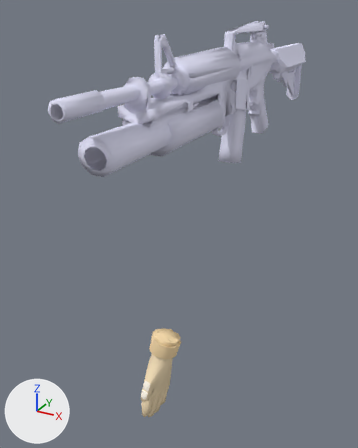
The Blender file models/BlenderFiles/9mmAR.blend as it was, and as the next commit left it.
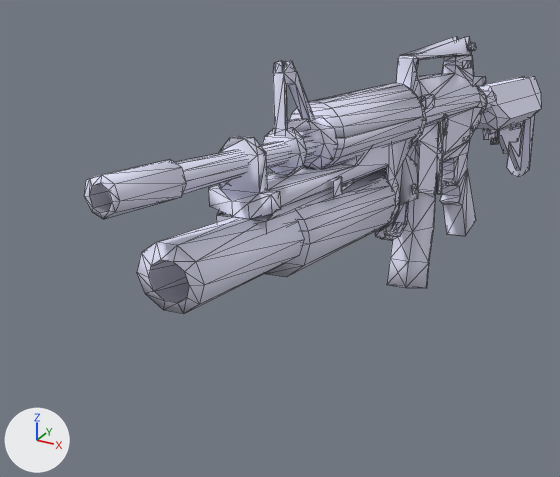
Each version appears first whole from a 50 mm camera at (16.2, -40.2, 75.7) aimed at (-3.8, -3.7, 57.5), and next in a close-up on the part from 0% to 88% of the width and 0% to 60% of the height. Arrows for +X, +Y and +Z are at lower left; the lights stay in place. The close-ups show mesh edges as thin lines.

The first close-up shows 'v_9mmar_m4_view_reference'.
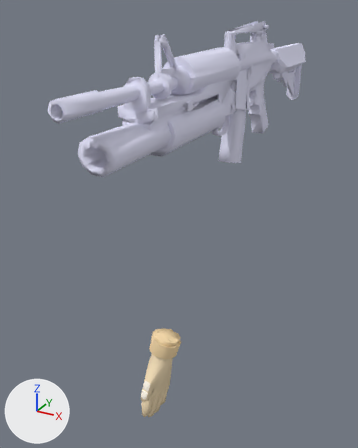
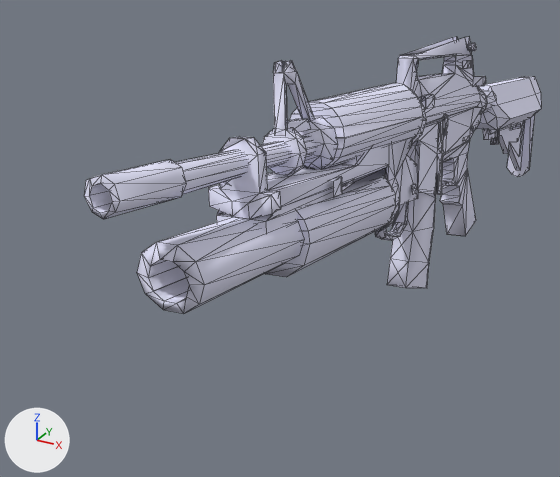
Commit message: Updated AR model

Pixel boxes [x1, y1, x2, y2] of what changed, in the close-ups (560 x 477 px):
part 1 of me_v_9mmar_m4_view_reference, built on
    both: [137, 242, 204, 314]

The change, as a list of edits to the scene's bpy script:
```text
Change me_v_9mmar_m4_view_reference:
    used by ob_v_9mmar_m4_view_reference; location = (0.0, 0.0, 0.0)
    remove me_v_9mmar_m4_view_reference.from_pydata(...)  # 1176 vertices, 1888 faces, 7 loose edges; spans x -0.5..2.2, y -23.5..14.0, z 63.7..74.6
    add me_v_9mmar_m4_view_reference.from_pydata(...)  # 1206 vertices, 1928 faces, 7 loose edges; spans x -0.5..2.2, y -23.5..14.0, z 63.7..74.6
    me_v_9mmar_m4_view_reference part 1
    17 faces are deleted
    11 vertices are added at x 0.4..1.8, y -21.3..-14.8, z 68.2..69.4
    10 new vertices lie (0.0, 6.3, 0.0) away from vertices in x 0.4..0.9, y -21.3, z 68.2..69.4
    10 new vertices lie (0.0, 6.4, 0.0) away from vertices in x 1.3..1.8, y -21.3, z 68.2..69.4
    57 new faces join them
```
